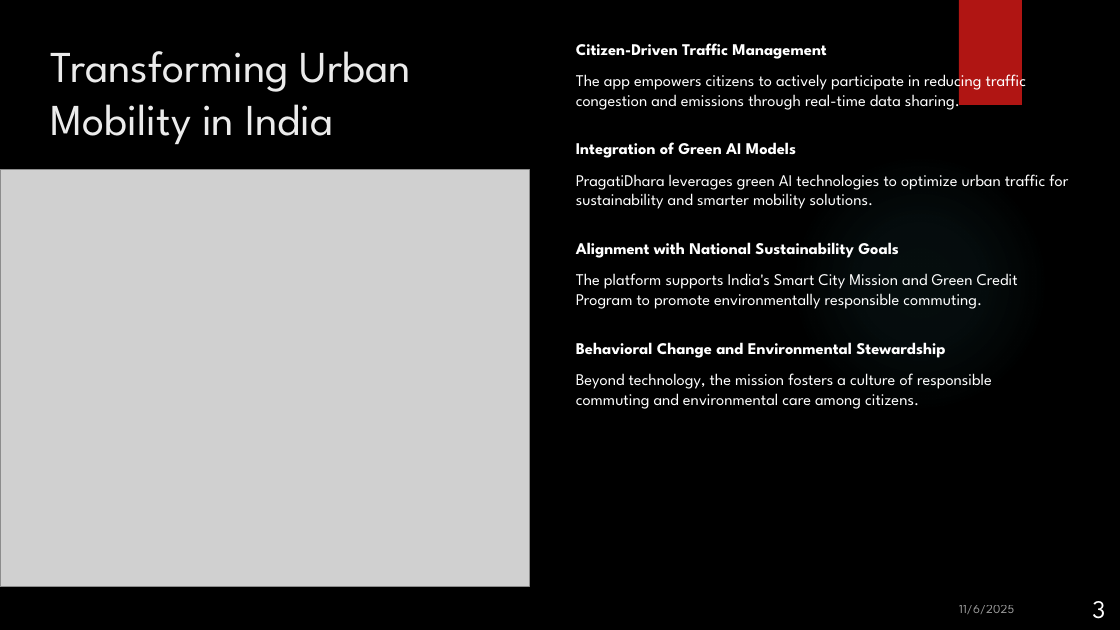
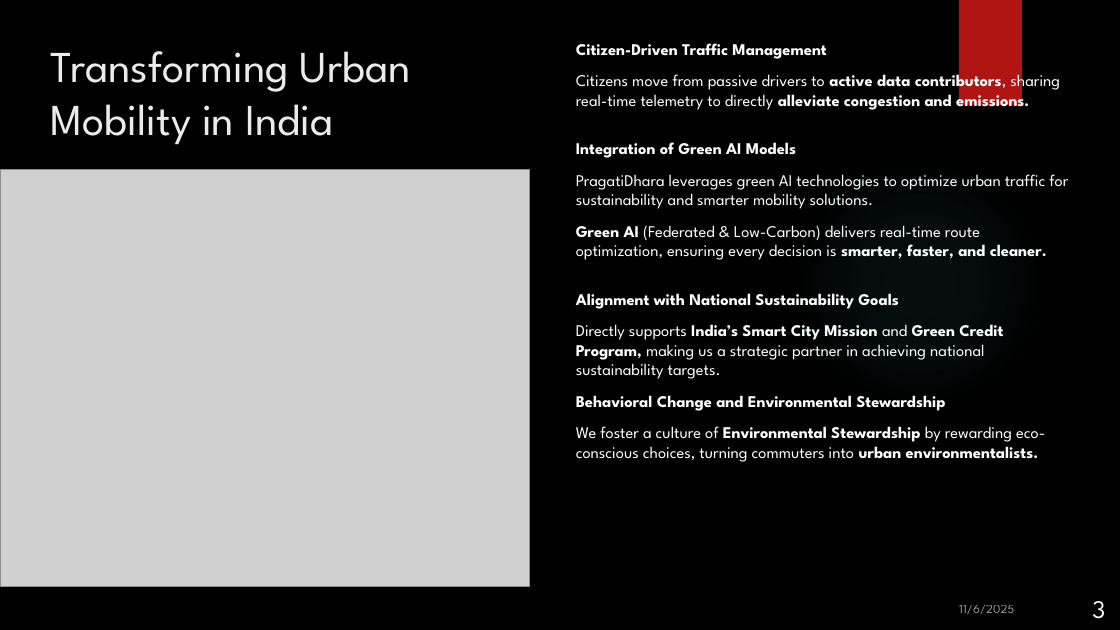
Before and after one commit to RitikaMathur19/PragatiDhara, a slide deck: slide 3 of PragatiDhara_Pitch_Deck_v1.0.pptx. Drawn at 1120x630 pixels with LibreOffice and Linux fonts; fonts in the diff are those of the drawing; grey boxes stand for pictures; background and template pictures are left out. Boxes give left, top, right and bottom in pixels: in the first picture for what was removed or moved away, otherwise in the second. Text is boxed around its words. In the diff, an @@ line names an element or a change of style, - is before the commit and + after.

```diff
--- a/PragatiDhara_Pitch_Deck_v1.0.pptx
+++ b/PragatiDhara_Pitch_Deck_v1.0.pptx
@@ text at [576, 70, 1060, 111]: text changed @@
-  The app empowers citizens to actively participate in reducing traffic congestion and emissions through real-time data sharing.
+  Citizens move from passive drivers to active data contributors, sharing real-time telemetry to directly alleviate congestion and emissions.
@@ text at [576, 225, 1047, 260]: paragraph added @@
+  Green AI (Federated & Low-Carbon) delivers real-time route optimization, ensuring every decision is smarter, faster, and cleaner.
@@ text at [576, 324, 1003, 379]: text changed @@
-  The platform supports India's Smart City Mission and Green Credit Program to promote environmentally responsible commuting.
+  Directly supports India’s Smart City Mission and Green Credit Program, making us a strategic partner in achieving national sustainability targets.
@@ text at [576, 395, 945, 411]: list level 1 to 2 in "Behavioral Change and Environmental Stewardship" @@
@@ text at [576, 426, 1045, 462]: text changed @@
-  Beyond technology, the mission fosters a culture of responsible commuting and environmental care among citizens.
+  We foster a culture of Environmental Stewardship by rewarding eco-conscious choices, turning commuters into urban environmentalists.
```
Also in this commit, not shown: 6 other slides changed, 2 slides added, 5 other files.
